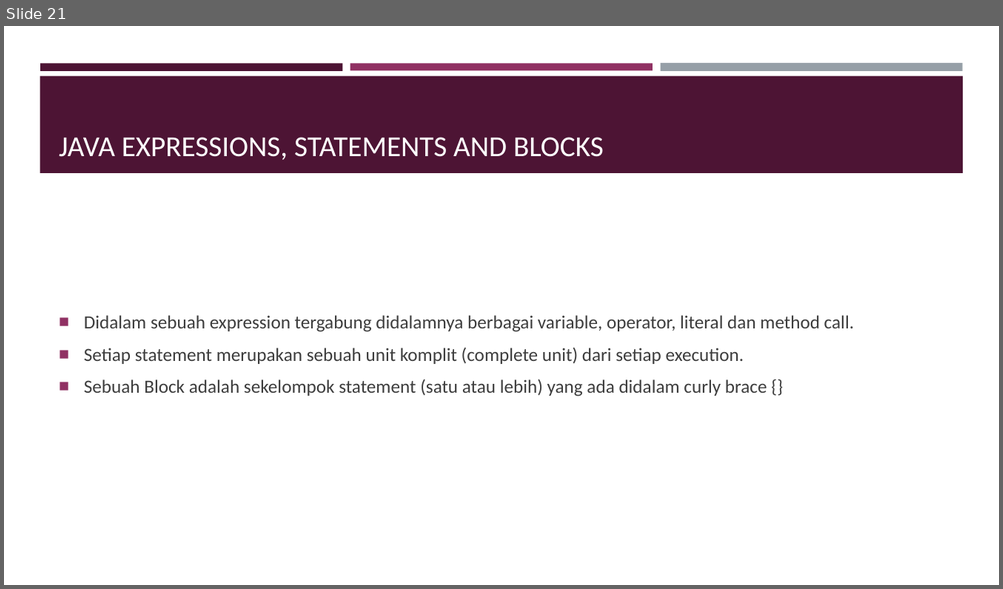
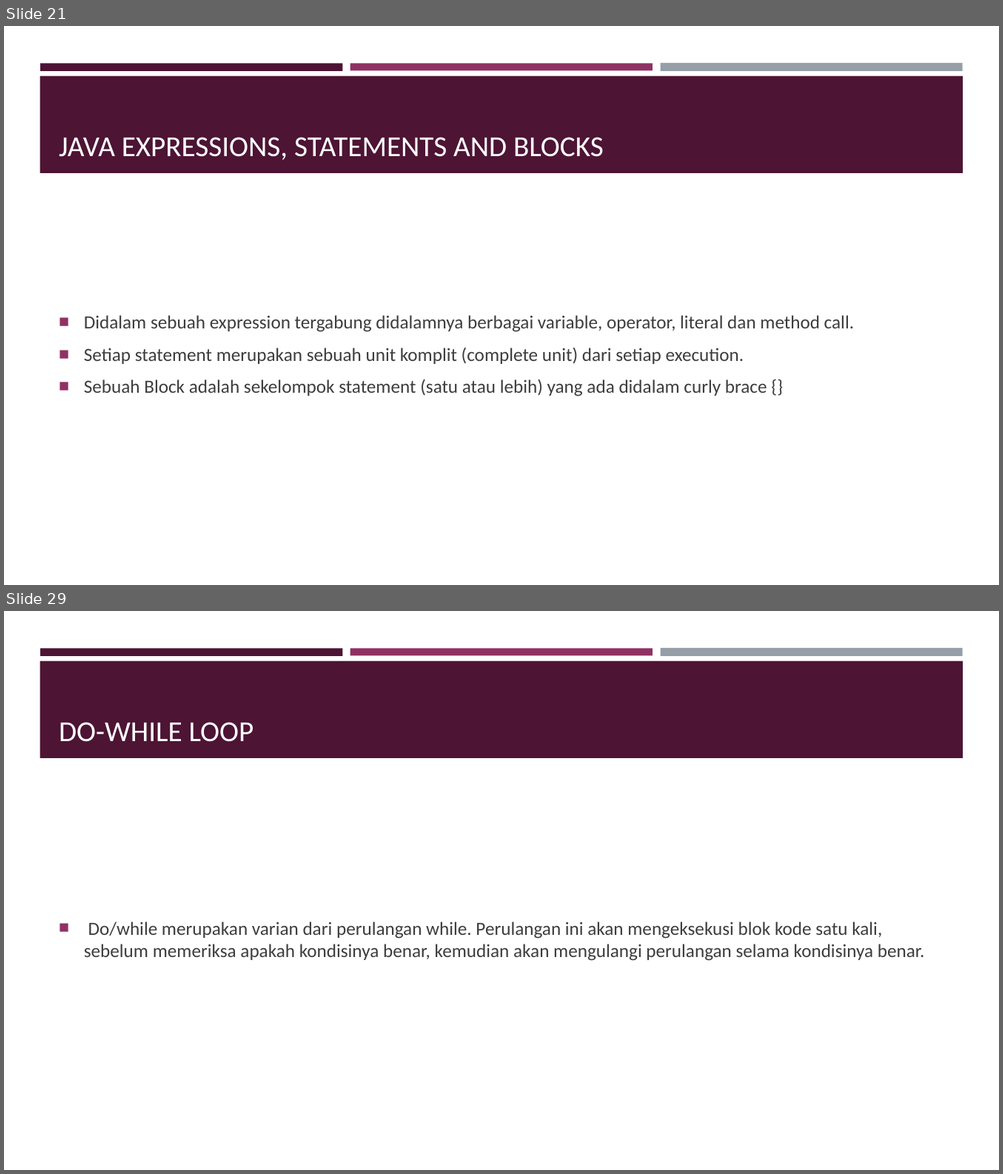
Before and after one commit to ahmadcahyana/bootcamp_java_fundamental, a slide deck: Bootcamp.pptx. Shown one above the other, each under a label of ours: slide 21 before the commit, slides 21 and 29 after it; the slides between them are not shown. The pictures are 1003x589 and 1003x1174 pixels, drawn with LibreOffice and Linux fonts; fonts in the diff are those of the drawing. Boxes give left, top, right and bottom in pixels: in the first picture for what was removed or moved away, otherwise in the second. Text is boxed around its words. In the diff, an @@ line names an element or a change of style, - is before the commit and + after.

```diff
--- a/Bootcamp.pptx
+++ b/Bootcamp.pptx
@@ slide 29 added at (4,611,999,1170), background #FFFFFF; not listed: 4 template elements that a slide beside it also shows @@
@@ title added at (59,722,254,742), 28 pt, text #FFFFFF @@
+DO-WHILE LOOP
@@ text added at (84,922,925,961), 18 pt, text #3D3D3D @@
+■ Do/while merupakan varian dari perulangan while. Perulangan ini akan mengeksekusi blok kode satu kali, sebelum memeriksa apakah kondisinya benar, kemudian akan mengulangi perulangan selama kondisinya benar.
```
Also in this commit, not shown: 10 other slides added, 2 other files.
